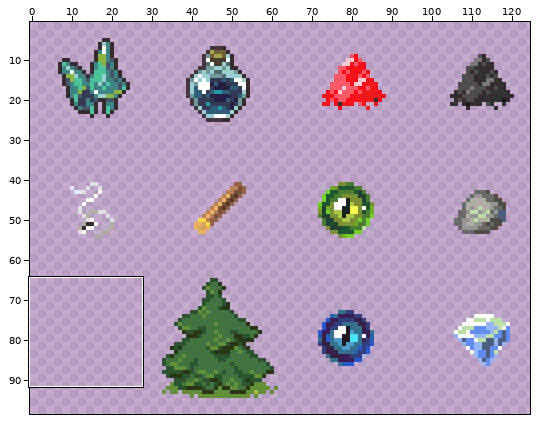
Sprite sheet, stored at gdx-explore/src/main/resources/data/maps/tiles/items.png. Above: a wide view before the commit, with the close-up outlined.
Close-up. Before the edit:
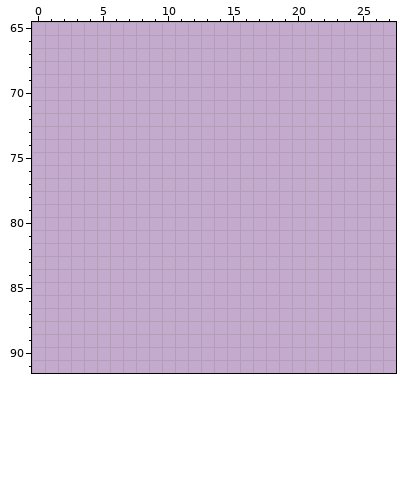
The file is 128x128 pixels. Colours within 5 levels of each other are drawn and written as one. Shown: x 0..27, y 65..91. The wide view leaves out empty margins.
Palette (. is transparent): 
Now the later version:
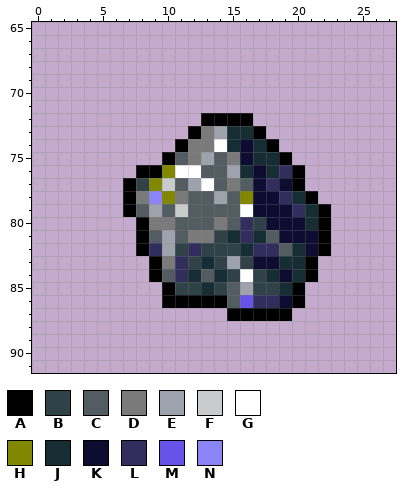
Colours new in this view: A #000000  B #304247  C #525c61  D #7a7a7a  E #9ea2ad  F #c9cccd  G #ffffff  H #818800  J #162d33  K #0e0c30  L #312e5e  M #6753e8  N #8a84f5
Change:
There is now colour A in row 72 at x 13 to 16; in row 73 at x 12 and 17; in row 74 at x 11 and 18; in row 75 at x 10 and 19; in row 76 at x 8 to 9 and 20; in row 77 at x 7 and 20.
There is now colour A in row 78 at x 7 and 21; in row 79 at x 7 and 22; in rows 80 to 82 at x 8 and 22; in rows 83 to 84 at x 9 and 21; in row 85 at x 10 and 20; in row 86 at x 10 to 14 and 20.
There is now colour A in row 87 at x 15 to 19.
There is now colour B in row 77 at x 8; in row 80 at x 17; in row 81 at x 14; in row 82 at x 11 and 13 to 15; in row 83 at x 12, 14 and 16; in row 84 at x 15 and 17.
There is now colour B in row 85 at x 11 to 12, 14 and 17 to 18.
There is now colour C in row 75 at x 11 and 14; in row 76 at x 13 to 14; in row 77 at x 11, 14 and 16; in row 78 at x 12 to 13 and 15; in row 79 at x 8, 10 and 12 to 15; in row 80 at x 11 to 13 and 15.
There is now colour C in row 81 at x 9, 11 and 18; in row 82 at x 19; in row 84 at x 10 and 13; in rows 85 to 86 at x 15.
There is now colour D in row 73 at x 13; in row 74 at x 12 to 13; in row 75 at x 12 and 15; in row 77 at x 15; in row 78 at x 8 and 11; in row 80 at x 9 to 10 and 14.
There is now colour D in row 81 at x 12 to 13; in row 83 at x 10.
There is now colour E in row 73 at x 14; in row 75 at x 13; in row 76 at x 15; in row 77 at x 12; in row 78 at x 14; in row 79 at x 9.
There is now colour E in rows 81 to 82 at x 10; in row 83 at x 15; in row 85 at x 16.
There is now colour F in row 77 at x 10; in row 79 at x 11.
There is now colour G in row 74 at x 14; in row 76 at x 11 to 12; in row 77 at x 13; in row 79 at x 16; in row 84 at x 16.
There is now colour H in row 76 at x 10; in row 77 at x 9; in row 78 at x 10 and 16.
There is now colour J in row 73 at x 15 to 16; in row 74 at x 15 and 17; in row 75 at x 17 to 18; in row 76 at x 16 and 18; in row 78 at x 20; in rows 79 to 80 at x 21.
There is now colour J in row 81 at x 15 and 17; in row 82 at x 16 and 20; in row 83 at x 13 and 19 to 20; in row 84 at x 12, 14, 18 and 20; in row 85 at x 13 and 19.
There is now colour K in rows 74 to 75 at x 16; in row 76 at x 17; in row 77 at x 17 and 19; in row 78 at x 17 to 18; in row 79 at x 17 to 19; in row 80 at x 18 to 20.
There is now colour K in row 81 at x 19 to 21; in row 82 at x 21; in row 83 at x 17 to 18; in row 84 at x 19; in row 86 at x 19.
There is now colour L in row 76 at x 19; in row 77 at x 18; in row 78 at x 19; in row 79 at x 20; in rows 80 to 81 at x 16; in row 82 at x 9, 12 and 17 to 18.
There is now colour L in rows 83 to 84 at x 11; in row 86 at x 17 to 18.
There is now colour M in row 86 at x 16.
There is now colour N in row 78 at x 9.
